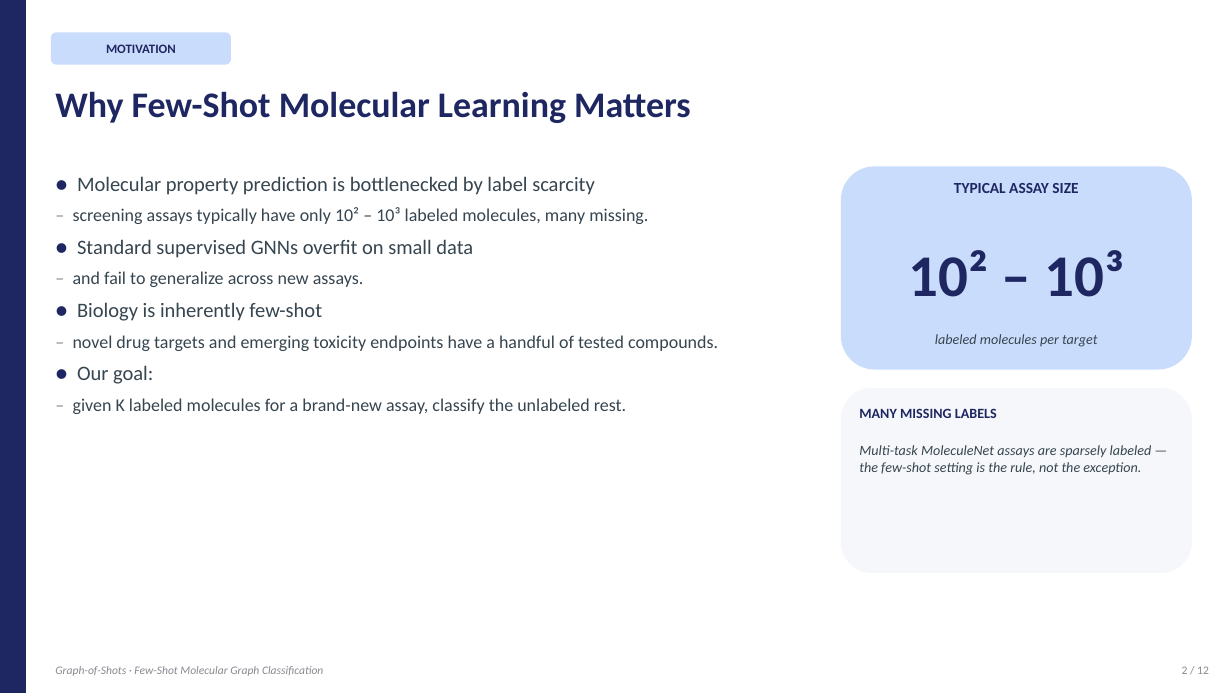
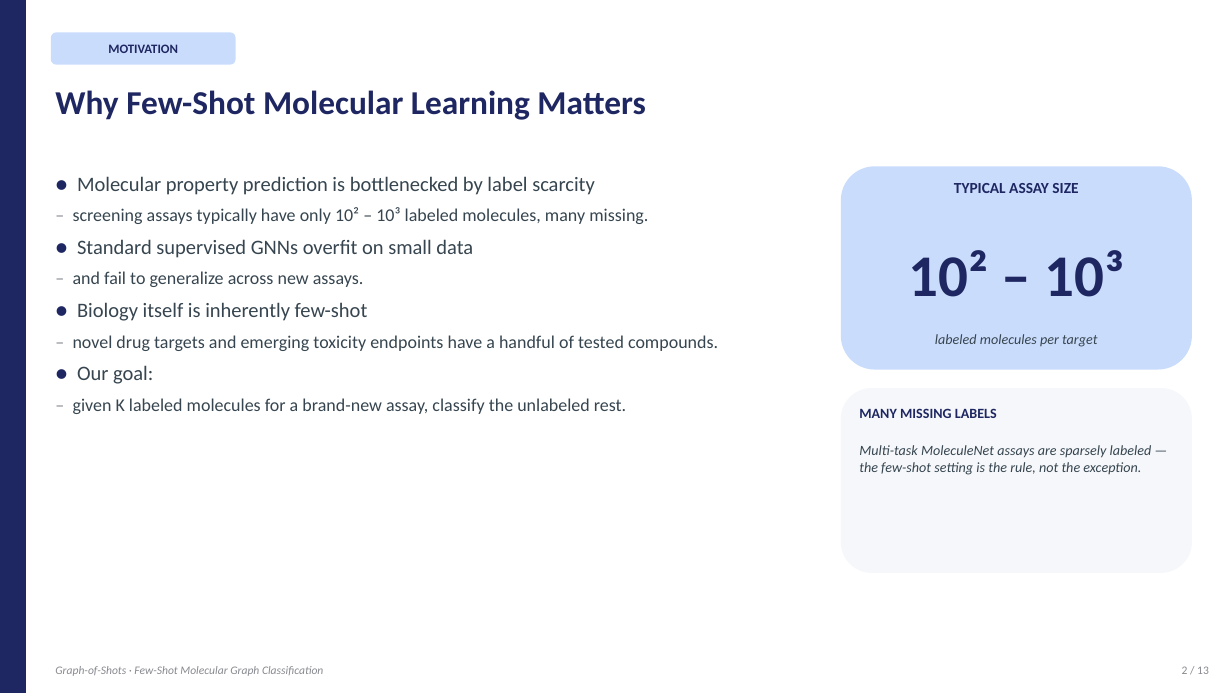
Before and after one commit to BDeMo/proj-mol, a slide deck: slide 2 of presentation/Graph-of-Shots.pptx. Drawn at 1232x693 pixels with LibreOffice and Linux fonts; fonts in the diff are those of the drawing. Boxes give left, top, right and bottom in pixels: in the first picture for what was removed or moved away, otherwise in the second. Text is boxed around its words. In the diff, an @@ line names an element or a change of style, - is before the commit and + after.

```diff
--- a/presentation/Graph-of-Shots.pptx
+++ b/presentation/Graph-of-Shots.pptx
@@ rounded rectangle "MOTIVATION": place and size @@
-rounded rectangle "MOTIVATION" at [51, 32, 231, 65]
+rounded rectangle "MOTIVATION" at [51, 32, 236, 65]
@@ text "Why Few-Shot Molecular Learning Matters" at [55, 90, 645, 120]: size 28 to 26 pt @@
@@ text at [77, 302, 368, 321]: text changed @@
-● Biology is inherently few-shot
+● Biology itself is inherently few-shot
```
Also in this commit, not shown: 6 other slides changed, 5 slides added, 4 slides removed, 5 other files.
